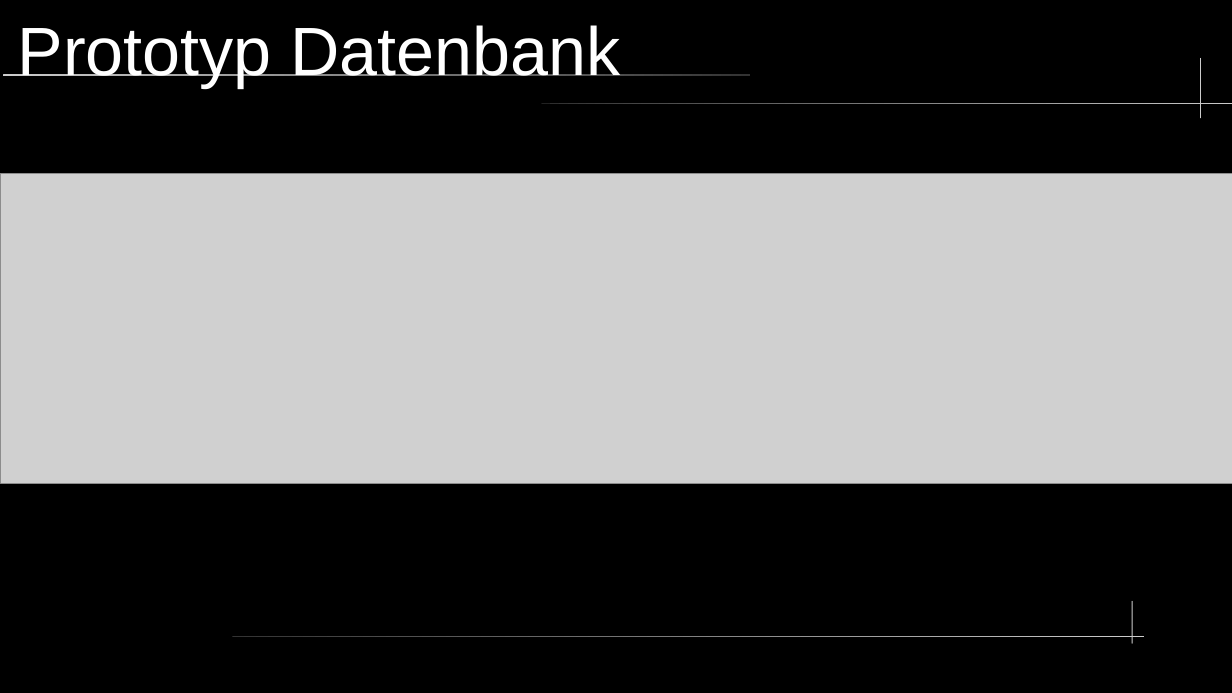
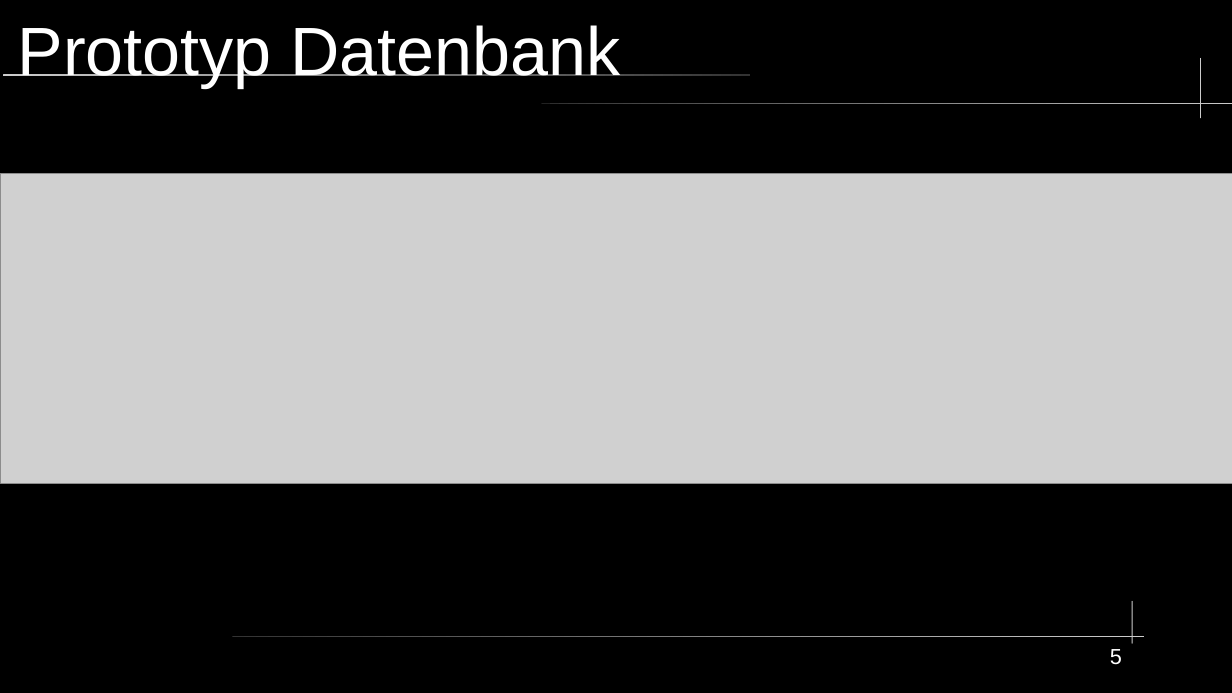
Before and after one commit to Timo348/Projektarbeit, a slide deck: slide 5 of (no_code)/Presifür18.odp. Drawn at 1232x693 pixels with LibreOffice and Linux fonts; fonts in the diff are those of the drawing; grey boxes stand for pictures. Boxes give left, top, right and bottom in pixels: in the first picture for what was removed or moved away, otherwise in the second. Text is boxed around its words. In the diff, an @@ line names an element or a change of style, - is before the commit and + after.

```diff
--- a/(no_code)/Presifür18.odp
+++ b/(no_code)/Presifür18.odp
@@ page number added at <box>1110,649,1122,665</box>, 14 pt, text #FFFFFF @@
+5
```
Also in this commit, not shown: 4 other slides changed, 1 slide added, 2 slides removed.
